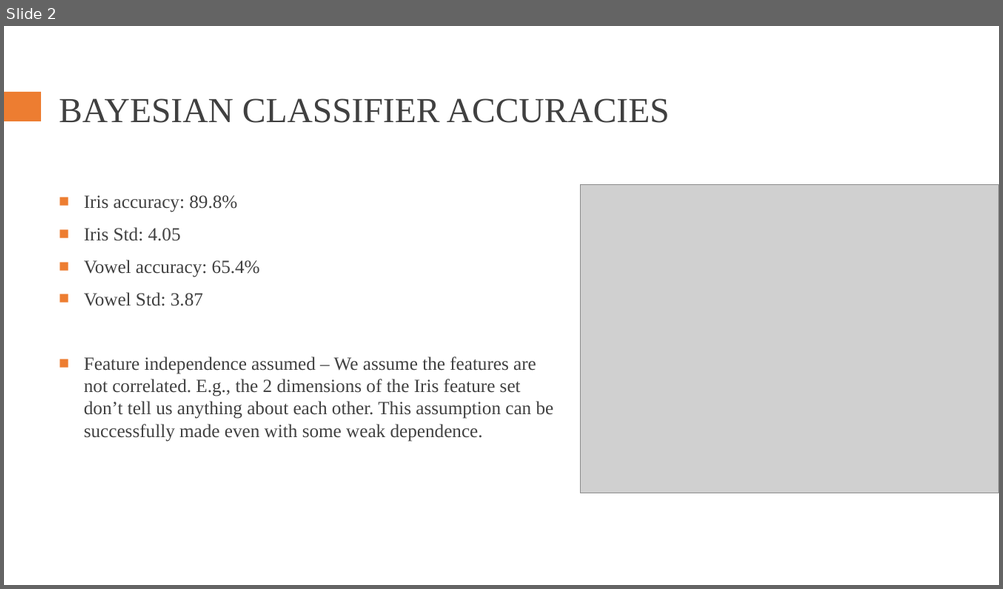
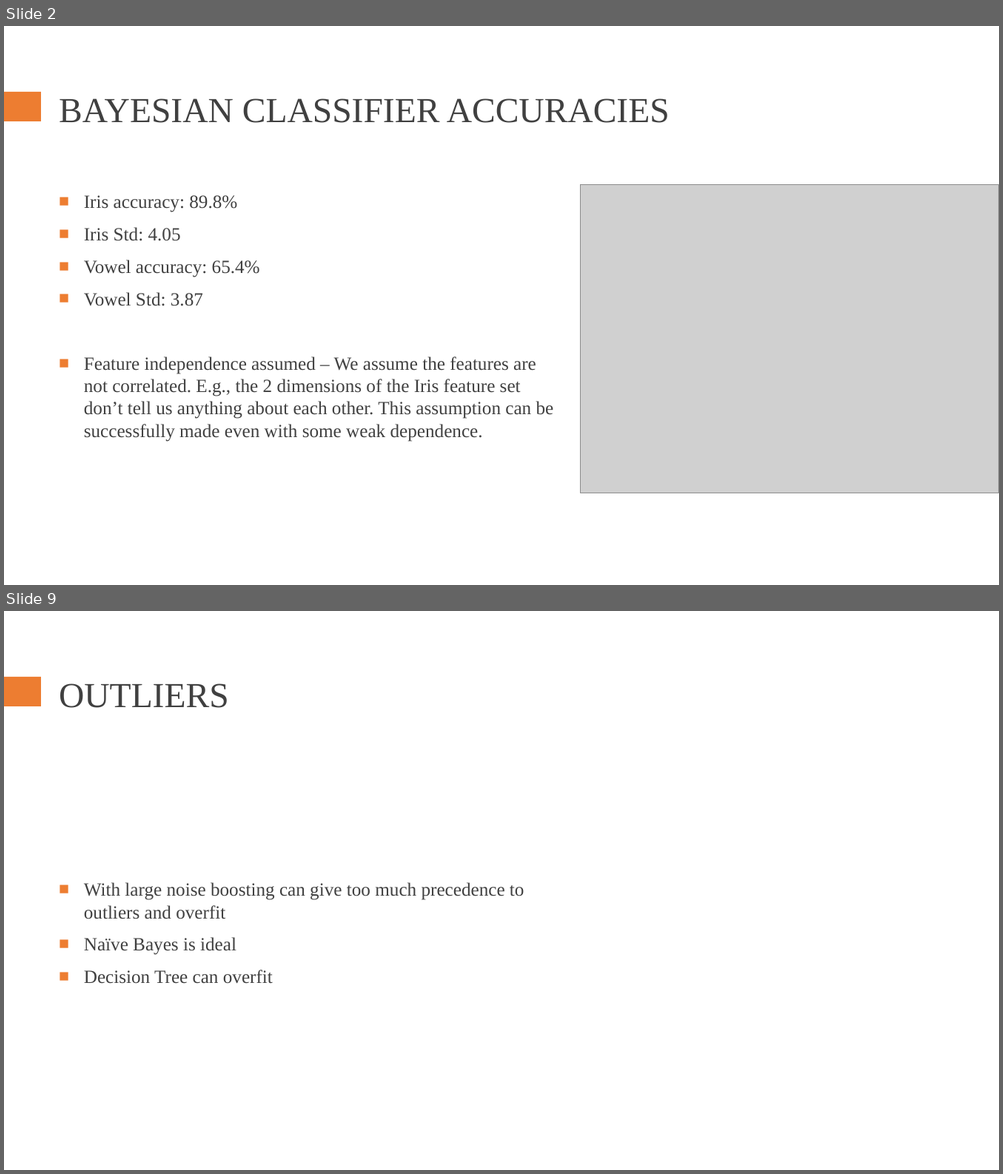
Before and after one commit to rodrigo-castellano/ML_Bayesian_learning_Boosting, a slide deck: Bayes_Boosting_presentation.pptx. Shown one above the other, each under a label of ours: slide 2 before the commit, slides 2 and 9 after it; the slides between them are not shown. The pictures are 1003x589 and 1003x1174 pixels, drawn with LibreOffice and Linux fonts; fonts in the diff are those of the drawing; grey boxes stand for pictures. Boxes give left, top, right and bottom in pixels: in the first picture for what was removed or moved away, otherwise in the second. Text is boxed around its words. In the diff, an @@ line names an element or a change of style, - is before the commit and + after.

```diff
--- a/Bayes_Boosting_presentation.pptx
+++ b/Bayes_Boosting_presentation.pptx
@@ slide 9 added at <box>4,611,999,1170</box>, background #FFFFFF; not listed: 1 template element that a slide beside it also shows @@
@@ title added at <box>59,684,229,708</box>, 34 pt, text #404040 @@
+OUTLIERS
@@ text added at <box>84,883,524,984</box>, 18 pt, text #404040 @@
+■ With large noise boosting can give too much precedence to outliers and overfit
+■ Naïve Bayes is ideal
+■ Decision Tree can overfit
```
Also in this commit, not shown: 1 slide changed, 9 other slides added, 4 other files.
